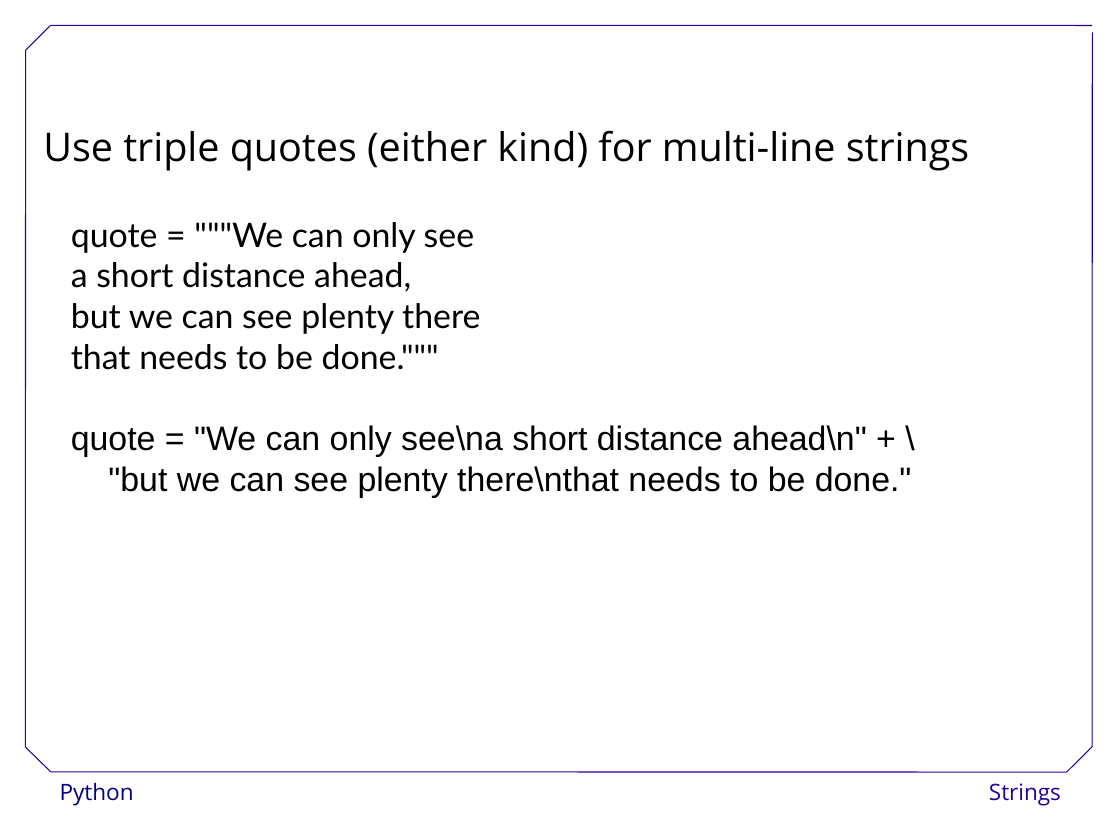
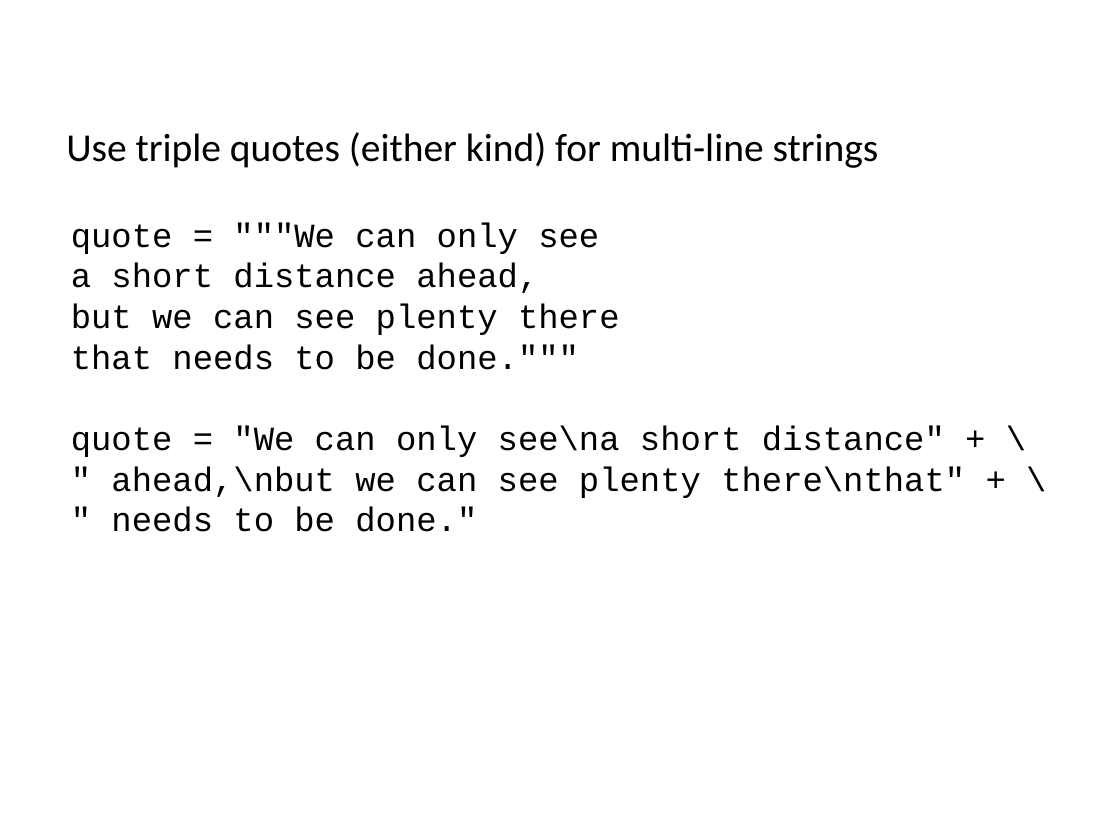
Before and after one commit to ncasuk/ncas-isc, a slide deck: slide 48 of python/presentations/learning_python/12_strings.ppt (slide 49 before the commit). Drawn at 1120x840 pixels with LibreOffice and Linux fonts; fonts in the diff are those of the drawing; background and template pictures are left out. Boxes give left, top, right and bottom in pixels: in the first picture for what was removed or moved away, otherwise in the second. Text is boxed around its words. In the diff, an @@ line names an element or a change of style, - is before the commit and + after.

Commit message:
Updated and checked learning_python12

```diff
--- a/python/presentations/learning_python/12_strings.ppt
+++ b/python/presentations/learning_python/12_strings.ppt
@@ text "Use triple quotes (either kind) ..." moved from (x1=43, y1=130, x2=969, y2=171) to (x1=66, y1=132, x2=879, y2=168) @@
@@ text "Use triple quotes (either kind) ..." at (x1=66, y1=132, x2=879, y2=168): font Open Sans to Calibri @@
@@ text at (x1=71, y1=222, x2=620, y2=370): font Lato to Courier New in "quote = """We can only see", "a short distance ahead,", "but we can see plenty there", "that needs to be done."""" @@
@@ text at (x1=71, y1=425, x2=965, y2=532): text changed; font Arial to Courier New @@
-quote = "We can only see\na short distance ahead\n" + \
-"but we can see plenty there\nthat needs to be done."
+quote = "We can only see\na short distance" + \
+" ahead,\nbut we can see plenty there\nthat" + \
+" needs to be done."
@@ group removed at (x1=25, y1=25, x2=1093, y2=772): 7 lines @@
@@ text removed at (x1=60, y1=783, x2=134, y2=806) @@
-Python
@@ text removed at (x1=989, y1=783, x2=1061, y2=806) @@
-Strings
```
Also in this commit, not shown: 58 other slides changed, 1 slide added, 2 slides removed.
